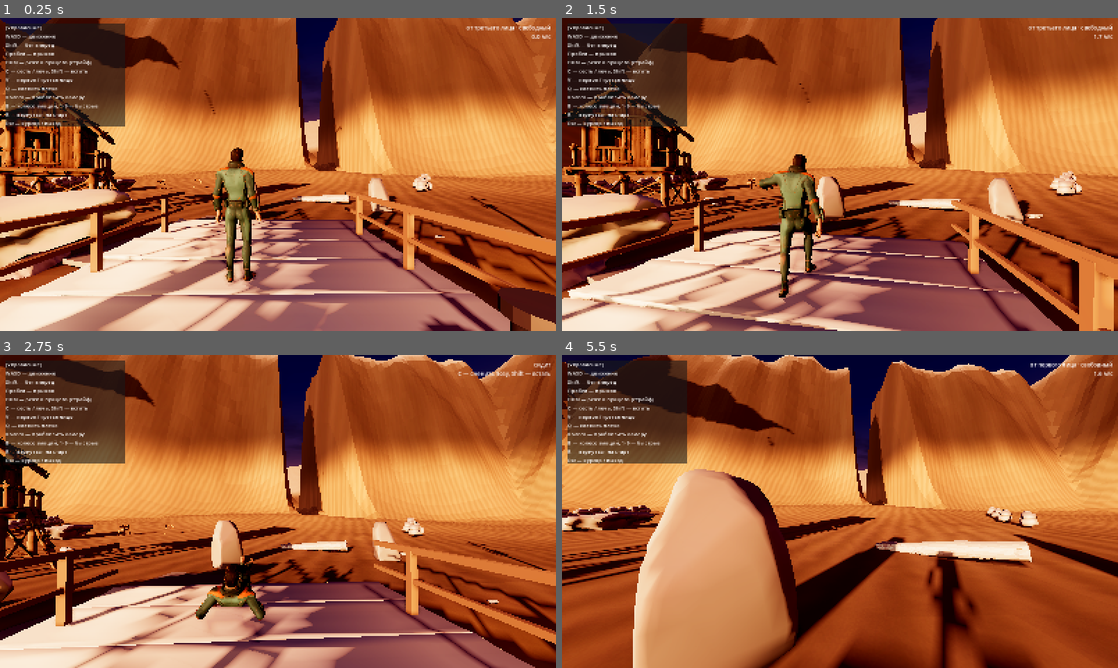
Above: before the commit, frames 1-4 (two rows, left to right).
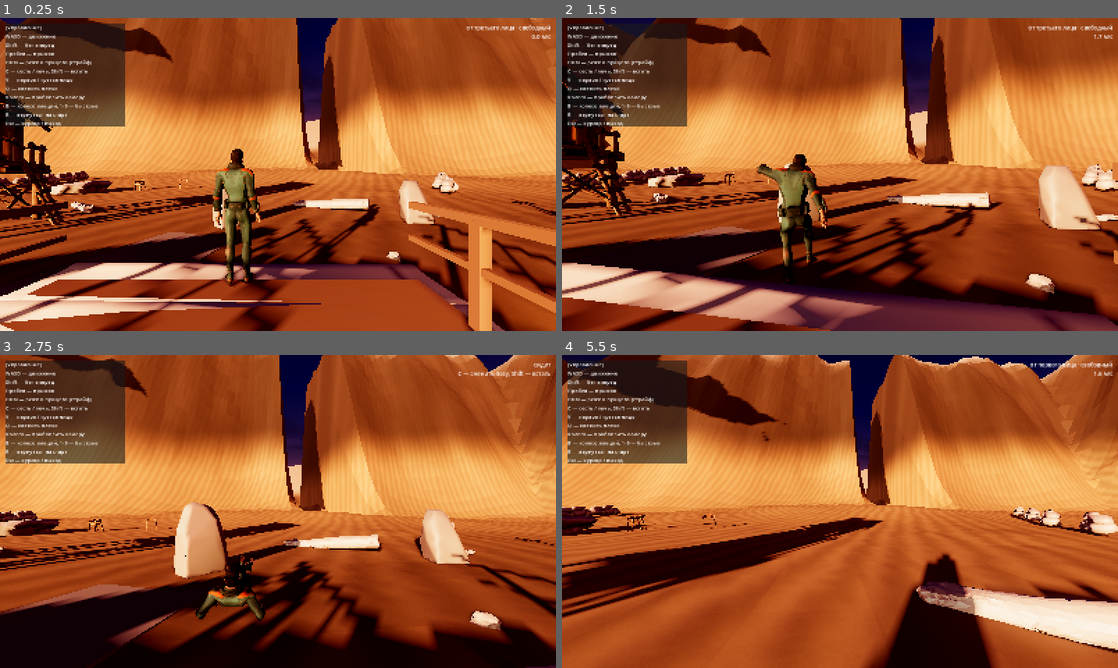
Above: after the commit, the same moments.

Repository: gazpromivanovic-boop/Sex
Game: Godot game, scene res://scenes/lobby.tscn
Same seed, same stepped clock (60 frames per second), same inputs: the game is played once before the commit and once after it.
Inputs (mouse positions are in pixels of both pictures, inside the frame that each line leads up to):
- Up to frame 1 (0.25 s): no input
- Up to frame 2 (1.5 s): move the mouse to (867, 174) at 0.52 s; hold Right mouse button (aim) 0.53-1.28 s; hold W (move_forward) from 0.53 s (still down); tap Space (jump) at 0.77 s; move the mouse to (812, 174) at 1.27 s; tap B (emote_wheel) at 1.35 s
- Up to frame 3 (2.75 s): keep holding W (move_forward); tap Space (jump) at 1.52 s; move the mouse to (289, 505) at 2.02 s; tap C (pose_cycle) at 2.1 s
- Up to frame 4 (5.5 s): keep holding W (move_forward); move the mouse to (834, 517) at 2.77 s; tap Shift (sprint) at 2.85 s; tap Space (jump) at 3.02, 3.77, 4.52 s; move the mouse to (878, 514) at 3.52 s; hold Q (swap_shoulder) 3.53-4.28 s; move the mouse to (795, 508) at 4.27 s; tap V (toggle_view) at 4.35 s; move the mouse to (845, 511) at 5.02 s; hold Mouse wheel up (zoom_in) from 5.03 s (still down)

The runs differ from the first frame. In frame 1, 48% of the frame differs, in the area x 0-100%, y 0-100%; in frame 2, 51%; in frame 3, 45%; in frame 4, 44%.

Commit message:
Убрана коллизия с декора, шаг не лезет на покатое
Экран дёргался при касании камней, досок, брёвен и травы. Причина общая:
конвейер импорта вешает выпуклый коллайдер на всё подряд, поэтому физическими
телами были и трава, и галька, и каждая доска настила. Игрок цеплялся за
десятки мелких тел, подъём на ступеньку пытался залезть на каждое и каждый кадр
переставлял тело.

Scatter и Row получили флаг collision. Трава, галька и настил теперь только вид,
валуны и забор остаются твёрдыми. Тела удаляются, а не глушатся слоями: шестьдесят
кустов — это шестьдесят лишних тел в мире физики.

Настил опущен с 0.52 на 0.39. Палуба пирса в модели заканчивается на 0.52, доска
высотой 0.14 с началом координат снизу лежала поверх неё ступенькой в 14 см; без
своей коллизии она должна совпасть с палубой, а не висеть над ней.

Отдельный порог наклона для шага, 25 градусов вместо floor_max_angle. По прежнему
порогу подходил и бок валуна: персонаж лез на камень, тут же соскальзывал и лез
снова. У ступеньки лестницы наклон нулевой, ей запас не нужен.

Валуны сидят в песке глубже (sink 0.32): наружу торчит пологая макушка.

Co-Authored-By: Claude Opus 5 <noreply@anthropic.com>

Diff:
--- a/scenes/lobby.tscn
+++ b/scenes/lobby.tscn
@@ -132,7 +132,7 @@
 bed = ExtResource("34_sea")
 
 [node name="Player" parent="." unique_id=1776984483 instance=ExtResource("2_player")]
-transform = Transform3D(1, 0, 0, 0, 1, 0, 0, 0, 1, 0, 0.9, -3)
+transform = Transform3D(1, 0, 0, 0, 1, 0, 0, 0, 1, 0, 0.9, -6.923705)
 
 [node name="WaterSplash" type="GPUParticles3D" parent="Player" unique_id=987684448]
 script = ExtResource("11_splash")
@@ -173,12 +173,13 @@
 horizontal_alignment = 2
 
 [node name="Boards" type="Node3D" parent="Level"]
-position = Vector3(0, 0.52, -7)
+position = Vector3(0, 0.39, -7)
 script = ExtResource("30_row")
 scene = ExtResource("29_tile")
 count = 26
 spacing = 1.07
 base_rotation = Vector3(0, 90, 0)
+collision = false
 
 [node name="LampA" parent="Level" instance=ExtResource("28_lamp")]
 position = Vector3(2.15, 0.55, 2)
@@ -216,6 +217,7 @@
 min_height = -1.4
 max_height = 0.4
 scale_range = Vector2(0.35, 1.2)
+sink = 0.32
 
 [node name="Pebbles" type="Node3D" parent="Level"]
 script = ExtResource("20_scatter")
@@ -228,6 +230,7 @@
 max_height = 0.6
 scale_range = Vector2(0.05, 0.16)
 sink = 0.04
+collision = false
 
 [node name="Logs" type="Node3D" parent="Level"]
 script = ExtResource("20_scatter")
@@ -252,6 +255,7 @@
 max_height = 9.0
 scale_range = Vector2(0.35, 0.8)
 sink = 0.06
+collision = false
 tilt_deg = 5.0
 
 [node name="Fence" type="Node3D" parent="Level"]
--- a/scripts/player.gd
+++ b/scripts/player.gd
@@ -71,6 +71,11 @@
 ## на кромку, а контакт с кромкой круче floor_max_angle — Godot считает его
 ## стеной и сталкивает персонажа обратно вниз.
 @export var step_forward_reach: float = 0.05
+## Насколько ровной должна быть площадка наверху, градусы. Отдельно от
+## floor_max_angle и заметно строже: по тому порогу подходит и бок валуна, и
+## персонаж лезет на камень, тут же с него соскальзывает и лезет снова — каждый
+## кадр. У ступеньки лестницы наклон нулевой, ей запас не нужен.
+@export var step_max_slope_deg: float = 25.0
 ## Предел замедления на лестнице. Само замедление считается по глубине проступи,
 ## это только страховка от слишком мелких ступеней.
 @export var stair_speed_min: float = 0.55
@@ -881,8 +886,8 @@
 
 	if hit == null:
 		return false                            # под ногой пусто: это край, а не ступенька
-	if hit.get_normal().angle_to(Vector3.UP) > floor_max_angle:
-		return false                            # площадка слишком крутая, чтобы стоять
+	if hit.get_normal().angle_to(Vector3.UP) > deg_to_rad(step_max_slope_deg):
+		return false                            # площадка покатая: встать не выйдет
 	return _step_top.y - from.origin.y > 0.005
 
 
--- /dev/null
+++ b/scripts/props.gd
@@ -0,0 +1,28 @@
+class_name Props
+extends RefCounted
+## Мелкие операции над расставленными копиями реквизита.
+##
+## Живёт отдельным классом, потому что нужно и Scatter, и Row, а общего предка у
+## них нет: один расставляет случайно, другой по линии, и объединять их ради
+## одной функции значило бы городить иерархию под инструмент.
+
+
+## Убирает у копии физические тела.
+##
+## Конвейер импорта вешает выпуклый коллайдер на всё подряд — так надёжнее для
+## валунов и брёвен. Но трава, галька и доски настила физическими быть не должны:
+## игрок цепляется за десятки мелких тел, подъём на ступеньку пытается на каждое
+## залезть и каждый кадр переставляет тело — экран дёргается.
+##
+## Тела именно удаляются, а не глушатся слоями: шестьдесят кустов травы — это
+## шестьдесят лишних тел в мире физики, которые всё равно обсчитываются.
+static func strip_collision(node: Node) -> void:
+	var stack: Array[Node] = [node]
+	while not stack.is_empty():
+		var current: Node = stack.pop_back()
+		if current is CollisionObject3D:
+			# Внутрь удаляемого тела не спускаемся: его дети уедут вместе с ним,
+			# а обходить помеченные на удаление узлы незачем.
+			current.queue_free()
+			continue
+		stack.append_array(current.get_children())
--- a/scripts/row.gd
+++ b/scripts/row.gd
@@ -15,6 +15,10 @@
 ## Шаг между копиями вдоль оси Z узла, метры.
 @export var spacing: float = 1.0
 @export var seed_value: int = 991
+## Оставлять ли копиям физические тела. Валуну и бревну коллизия нужна, траве,
+## гальке и доскам настила — нет: игрок цепляется за них, и экран дёргается.
+@export var collision: bool = true
+
 ## Разворот каждой копии, градусы. Доска настила лежит длинной стороной поперёк
 ## пирса, а ряд идёт вдоль — без этого её пришлось бы разворачивать в модели.
 @export var base_rotation: Vector3 = Vector3.ZERO
@@ -79,6 +83,8 @@
 
 	for i in spots.size():
 		var inst := scene.instantiate() as Node3D
+		if not collision:
+			Props.strip_collision(inst)
 		add_child(inst)
 		inst.global_position = spots[i]
 		inst.rotation = turns[i]
--- a/scripts/scatter.gd
+++ b/scripts/scatter.gd
@@ -15,6 +15,10 @@
 @export var scenes: Array[PackedScene] = []
 @export var count: int = 40
 @export var seed_value: int = 12345
+## Оставлять ли копиям физические тела. Валуну и бревну коллизия нужна, траве,
+## гальке и доскам настила — нет: игрок цепляется за них, и экран дёргается.
+@export var collision: bool = true
+
 
 @export_group("Где")
 ## Прямоугольник в плоскости XZ, в котором ищем места, метры.
@@ -95,6 +99,8 @@
 			continue
 
 		var inst := scenes[rng.randi() % scenes.size()].instantiate() as Node3D
+		if not collision:
+			Props.strip_collision(inst)
 		add_child(inst)
 		inst.global_position = point - Vector3.UP * sink
 		var s := rng.randf_range(scale_range.x, scale_range.y)
Not shown, changed: tools/wire_lobby.py
